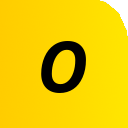
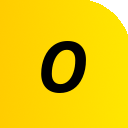
The second w=128, h=128 image is a revision of the first. Changes to its layers:
renamed "Background" to "Gradient", painted on it over (x1=67, y1=0, x2=128, y2=122)
